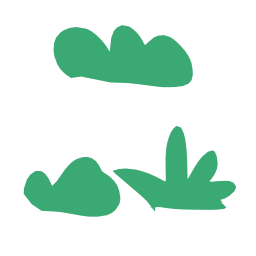
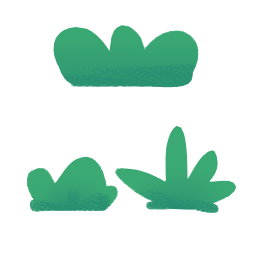
Layers edited between the first and the second (256, 256) image:
painted on "Layer 2" over [53, 30, 199, 88]
painted on "Layer 1" over [23, 163, 230, 217]
